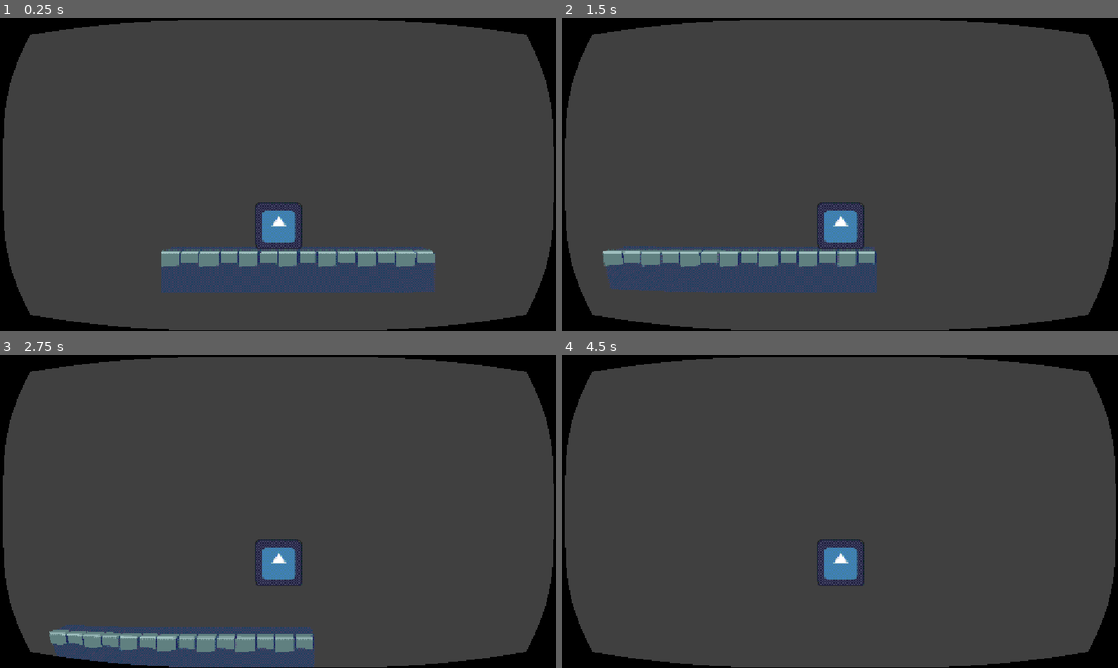
Above: before the commit, frames 1-4 (two rows, left to right).
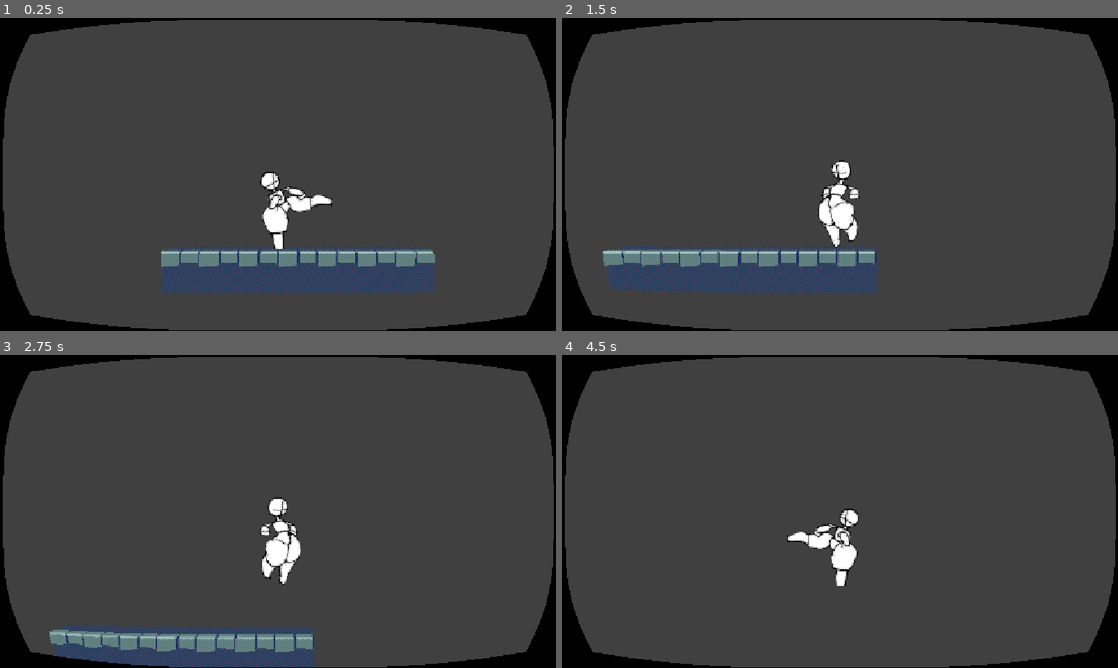
Above: after the commit, the same moments.

Repository: dairycultist/paper-combat
Game: Godot game, scene res://world.tscn
Same seed, same stepped clock (60 frames per second), same inputs: the game is played once before the commit and once after it. The engine's default icon, where the game draws it, is replaced by a stand-in: a white triangle on a blue panel in a dark square.
Inputs:
- Up to frame 1 (0.25 s): no input
- Up to frame 2 (1.5 s): hold Right (move_right) 0.53-1.28 s; tap X (attack) at 0.6 s; tap Z (jump) at 0.77, 0.8, 1.07, 1.35 s; hold Left (move_left) from 1.28 s (still down)
- Up to frame 3 (2.75 s): tap Z (jump) at 1.52, 1.82, 2.3 s; tap X (attack) at 1.55, 2.1 s; release Left (move_left) at 2.03 s; hold Right (move_right) from 2.03 s (still down)
- Up to frame 4 (4.5 s): tap X (attack) at 2.85, 4.35 s; tap Z (jump) at 3.02, 3.32, 3.6, 3.77, 4.07 s; release Right (move_right) at 3.53 s; hold Left (move_left) from 3.53 s (still down); tap Enter at 4.25 s

The runs differ from the first frame. In frame 1, 1.8% of the frame differs, in the area x 45-60%, y 49-74%; in frame 2, 1.7%; in frame 3, 1.7%; in frame 4, 1.8%, in the area x 40-55%, y 49-74%.

Commit message:
Basic player animation

Diff:
--- a/grid.tres
+++ b/grid.tres
@@ -1,6 +1,6 @@
 [gd_resource type="MeshLibrary" format=3 uid="uid://c116vpbthr5rx"]
 
-[ext_resource type="ArrayMesh" uid="uid://cobe7p503hojk" path="res://grid/wall_edge.tres" id="1_xb5ts"]
+[ext_resource type="ArrayMesh" uid="uid://cobe7p503hojk" path="res://gridmeshes/wall_edge.tres" id="1_xb5ts"]
 
 [sub_resource type="BoxShape3D" id="BoxShape3D_xb5ts"]
 
--- a/player.gd
+++ b/player/player.gd
@@ -1,7 +1,7 @@
 extends CharacterBody3D
 
-@export var gravity : float = 3.0
-@export var jump_speed : float = 4.0
+@export var gravity : float = 20.0
+@export var jump_speed : float = 7.0
 @export var run_speed : float = 5.0
 @export var acceleration : float = 10.0
 
@@ -18,8 +18,11 @@
 	# moving
 	if move:
 		velocity.x = lerp(velocity.x, run_speed * move, acceleration * delta)
+		$AnimationPlayer.play("walk")
+		$Sprite3D.flip_h = move < 0.0
 	else:
 		velocity.x = lerp(velocity.x, 0.0, acceleration * delta)
+		$AnimationPlayer.play("idle")
 
 	# grounding-related stuff
 	if is_on_floor():
@@ -31,15 +34,24 @@
 		if Input.is_action_just_pressed("jump"):
 			jump_t = 0.0
 			velocity.y = jump_speed
+			$AnimationPlayer.play("jump")
 
 	else:
 		# gravity
 		velocity.y -= gravity * delta
 
+		if velocity.y > 0.0:
+			$AnimationPlayer.play("jump")
+		else:
+			$AnimationPlayer.play("fall")
+
 	is_grounded = is_on_floor()
 
 	if Input.is_action_just_pressed("attack"):
 		attack_t = 0.0
+
+	if attack_t < 0.3:
+		$AnimationPlayer.play("kick")
 
 	# special moves
 
--- a/world.tscn
+++ b/world.tscn
@@ -1,9 +1,14 @@
 [gd_scene format=3 uid="uid://dtkmryync4m25"]
 
 [ext_resource type="MeshLibrary" uid="uid://c116vpbthr5rx" path="res://grid.tres" id="1_fj7yv"]
-[ext_resource type="Texture2D" uid="uid://broycc76gxur3" path="res://icon.svg" id="2_tlwt5"]
-[ext_resource type="Script" uid="uid://wsr7gkvx2yin" path="res://player.gd" id="3_036b0"]
+[ext_resource type="Script" uid="uid://wsr7gkvx2yin" path="res://player/player.gd" id="3_036b0"]
 [ext_resource type="Shader" uid="uid://dwmvqm8ecgorv" path="res://postprocesser.gdshader" id="3_aqk2v"]
+[ext_resource type="Texture2D" uid="uid://b54ddbnfhobl5" path="res://player/sprites/idle1.png" id="4_aqk2v"]
+[ext_resource type="Texture2D" uid="uid://5pnclv5esc1l" path="res://player/sprites/walk1.png" id="5_dwbse"]
+[ext_resource type="Texture2D" uid="uid://d08rc6tybfxd5" path="res://player/sprites/fall1.png" id="5_gbfbk"]
+[ext_resource type="Texture2D" uid="uid://tyt211p842j7" path="res://player/sprites/jump1.png" id="5_pkg7o"]
+[ext_resource type="Texture2D" uid="uid://ddut1futkamiu" path="res://player/sprites/walk2.png" id="6_pkg7o"]
+[ext_resource type="Texture2D" uid="uid://bw8ero4k7v640" path="res://player/sprites/kick.png" id="7_ioo17"]
 
 [sub_resource type="ShaderMaterial" id="ShaderMaterial_tlwt5"]
 shader = ExtResource("3_aqk2v")
@@ -11,6 +16,112 @@
 shader_parameter/fisheye = 0.125
 
 [sub_resource type="CapsuleShape3D" id="CapsuleShape3D_lxpj2"]
+
+[sub_resource type="Animation" id="Animation_gbfbk"]
+length = 0.001
+tracks/0/type = "value"
+tracks/0/imported = false
+tracks/0/enabled = true
+tracks/0/path = NodePath("Sprite3D:texture")
+tracks/0/interp = 1
+tracks/0/loop_wrap = true
+tracks/0/keys = {
+"times": PackedFloat32Array(0),
+"transitions": PackedFloat32Array(1),
+"update": 1,
+"values": [ExtResource("4_aqk2v")]
+}
+
+[sub_resource type="Animation" id="Animation_k3n1d"]
+resource_name = "fall"
+length = 0.001
+tracks/0/type = "value"
+tracks/0/imported = false
+tracks/0/enabled = true
+tracks/0/path = NodePath("Sprite3D:texture")
+tracks/0/interp = 1
+tracks/0/loop_wrap = true
+tracks/0/keys = {
+"times": PackedFloat32Array(0),
+"transitions": PackedFloat32Array(1),
+"update": 1,
+"values": [ExtResource("5_gbfbk")]
+}
+
+[sub_resource type="Animation" id="Animation_ioo17"]
+resource_name = "idle"
+length = 0.001
+tracks/0/type = "value"
+tracks/0/imported = false
+tracks/0/enabled = true
+tracks/0/path = NodePath("Sprite3D:texture")
+tracks/0/interp = 1
+tracks/0/loop_wrap = true
+tracks/0/keys = {
+"times": PackedFloat32Array(0),
+"transitions": PackedFloat32Array(1),
+"update": 1,
+"values": [ExtResource("4_aqk2v")]
+}
+
+[sub_resource type="Animation" id="Animation_ic0uy"]
+resource_name = "jump"
+length = 0.001
+tracks/0/type = "value"
+tracks/0/imported = false
+tracks/0/enabled = true
+tracks/0/path = NodePath("Sprite3D:texture")
+tracks/0/interp = 1
+tracks/0/loop_wrap = true
+tracks/0/keys = {
+"times": PackedFloat32Array(0),
+"transitions": PackedFloat32Array(1),
+"update": 1,
+"values": [ExtResource("5_pkg7o")]
+}
+
+[sub_resource type="Animation" id="Animation_2o6r5"]
+resource_name = "kick"
+length = 0.001
+tracks/0/type = "value"
+tracks/0/imported = false
+tracks/0/enabled = true
+tracks/0/path = NodePath("Sprite3D:texture")
+tracks/0/interp = 1
+tracks/0/loop_wrap = true
+tracks/0/keys = {
+"times": PackedFloat32Array(0),
+"transitions": PackedFloat32Array(1),
+"update": 1,
+"values": [ExtResource("7_ioo17")]
+}
+
+[sub_resource type="Animation" id="Animation_wse8f"]
+resource_name = "walk"
+length = 0.6
+loop_mode = 1
+tracks/0/type = "value"
+tracks/0/imported = false
+tracks/0/enabled = true
+tracks/0/path = NodePath("Sprite3D:texture")
+tracks/0/interp = 1
+tracks/0/loop_wrap = true
+tracks/0/keys = {
+"times": PackedFloat32Array(0, 0.3),
+"transitions": PackedFloat32Array(1, 1),
+"update": 1,
+"values": [ExtResource("5_dwbse"), ExtResource("6_pkg7o")]
+}
+
+[sub_resource type="AnimationLibrary" id="AnimationLibrary_ic0uy"]
+_data = {
+&"RESET": SubResource("Animation_gbfbk"),
+&"fall": SubResource("Animation_k3n1d"),
+&"idle": SubResource("Animation_ioo17"),
+&"jump": SubResource("Animation_ic0uy"),
+&"kick": SubResource("Animation_2o6r5"),
+&"walk": SubResource("Animation_wse8f")
+}
 
 [node name="World" type="Node3D" unique_id=1813493337]
 
@@ -43,8 +154,6 @@
 axis_lock_angular_y = true
 axis_lock_angular_z = true
 script = ExtResource("3_036b0")
-gravity = 20.0
-jump_speed = 7.0
 
 [node name="Camera3D" type="Camera3D" parent="SubViewportContainer/SubViewport/Player" unique_id=981291168]
 transform = Transform3D(1, 0, 0, 0, 1, 0, 0, 0, 1, 0, 2, 10)
@@ -55,8 +164,12 @@
 shape = SubResource("CapsuleShape3D_lxpj2")
 
 [node name="Sprite3D" type="Sprite3D" parent="SubViewportContainer/SubViewport/Player" unique_id=472198156]
-offset = Vector2(0, 64)
-texture = ExtResource("2_tlwt5")
+offset = Vector2(0, 128)
+double_sided = false
+texture = ExtResource("4_aqk2v")
+
+[node name="AnimationPlayer" type="AnimationPlayer" parent="SubViewportContainer/SubViewport/Player" unique_id=287707076]
+libraries/ = SubResource("AnimationLibrary_ic0uy")
 
 [node name="OmniLight3D" type="OmniLight3D" parent="." unique_id=897215429]
 transform = Transform3D(1, 0, 0, 0, 1, 0, 0, 0, 1, 0, 1.4578968, 1.2834611)
Not shown, removed: grid/wall_edge.obj.import
Renamed: grid/wall_edge.mtl -> gridmeshes/wall_edge.mtl
Renamed: grid/wall_edge.obj -> gridmeshes/wall_edge.obj
Not shown, added: gridmeshes/wall_edge.obj.import
Renamed: grid/wall_edge.tres -> gridmeshes/wall_edge.tres
Renamed: player.gd.uid -> player/player.gd.uid
Binary file added: player/sprites/fall1.png
Not shown, added: player/sprites/fall1.png.import
Binary file added: player/sprites/idle1.png
Not shown, added: player/sprites/idle1.png.import
Binary file added: player/sprites/jump1.png
Not shown, added: player/sprites/jump1.png.import
(and 6 more such lines)
